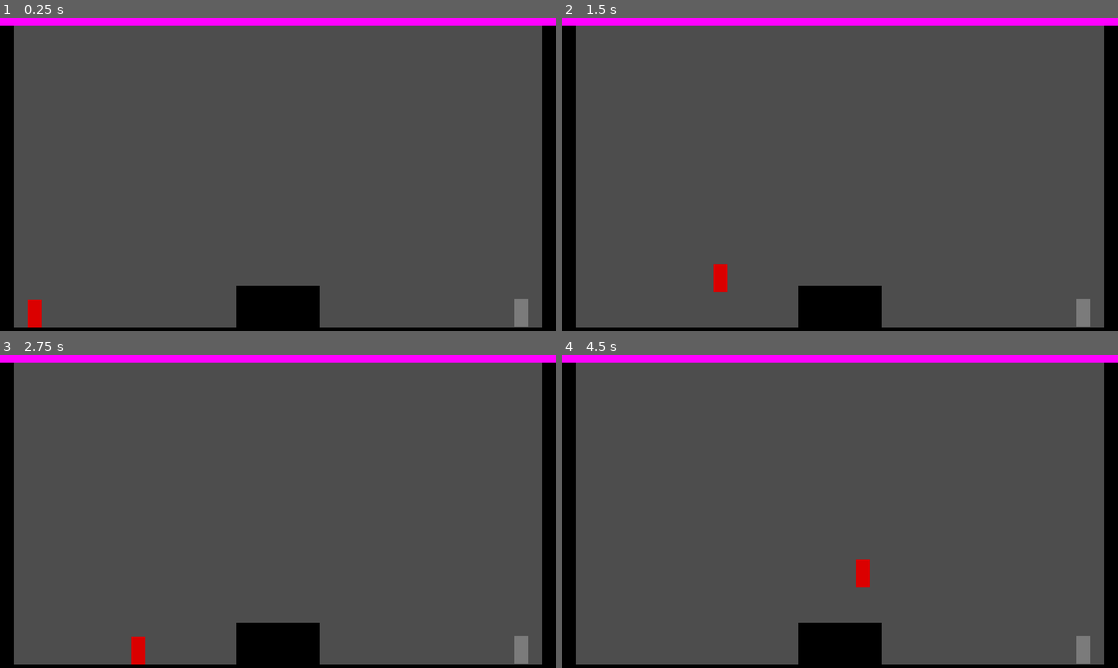
Above: before the commit, frames 1-4 (two rows, left to right).
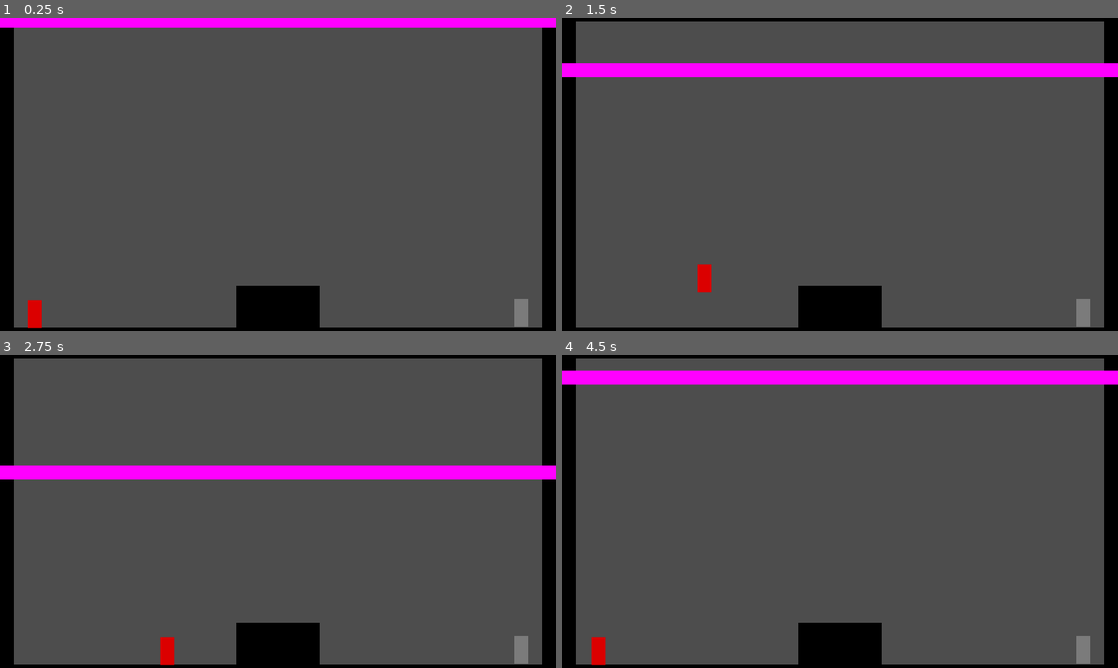
Above: after the commit, the same moments.

Repository: thanikTheDev/shrinking-nightmare
Game: Godot game, scene res://Scenes/Level1.tscn
Two runs of this game, one before a commit and one after it. Both use one fixed random seed, a clock stepped at 60 frames per second and the inputs below.
Inputs:
- Up to frame 1 (0.25 s): no input
- Up to frame 2 (1.5 s): tap Enter at 0.5 s; hold S (crouch, bound only after the commit) 0.53-1.28 s; hold D (right) from 0.53 s (still down); tap Space (jump) at 0.77 s; tap S (crouch, bound only after the commit) at 1.35 s
- Up to frame 3 (2.75 s): tap Space (jump) at 1.52 s; release D (right) at 2.03 s; hold A (left) from 2.03 s (still down); hold S (crouch, bound only after the commit) from 2.03 s (still down)
- Up to frame 4 (4.5 s): release A (left) at 2.78 s; release S (crouch, bound only after the commit) at 2.78 s; hold D (right) 2.78-4.28 s; tap S (crouch, bound only after the commit) at 2.85, 4.35 s; tap Space (jump) at 3.02, 3.77 s; hold S (crouch, bound only after the commit) 3.53-4.28 s; hold A (left) from 4.28 s (still down)

The runs differ from the first frame. In frame 1, 0.7% of the frame differs, in the area x 0-100%, y 2-100%; in frame 2, 7.3%; in frame 3, 7.4%; in frame 4, 7.6%, in the area x 0-100%, y 0-100%.

Commit message:
Added Crouch

Diff:
--- a/Prefabs/Player.tscn
+++ b/Prefabs/Player.tscn
@@ -13,7 +13,7 @@
 
 [sub_resource type="CapsuleShape2D" id="CapsuleShape2D_k114r"]
 radius = 8.0
-height = 32.0
+height = 31.0
 
 [node name="Player" type="CharacterBody2D" groups=["Player"]]
 position = Vector2(0, -16)
--- a/Scenes/Level1.tscn
+++ b/Scenes/Level1.tscn
@@ -62,4 +62,5 @@
 position = Vector2(280, 159)
 next_level = "res://Scenes/Level2.tscn"
 
+[connection signal="moved" from="Player" to="Death Zone" method="_on_player_moved"]
 [connection signal="body_entered" from="Death Zone" to="Death Zone" method="_on_body_entered"]
--- a/Scenes/Level2.tscn
+++ b/Scenes/Level2.tscn
@@ -31,7 +31,7 @@
 [node name="TileMap" type="TileMap" parent="."]
 tile_set = SubResource("TileSet_ftl83")
 format = 2
-layer_0/tile_data = PackedInt32Array(-720916, 1, 0, -720915, …(1807 unchanged characters)… 4289, 1, 0, 524290, 1, 0, 589821, 1, 0, 655357, 1, 0, 655358, 1, 0, 655359, 1, 0, 589824, 1, 0, 589825, 1, 0, 589826, 1, 0, 524285, 1, 0, 524286, 1, 0, 524287, 1, 0, 458752, 1, 0, 458753, 1, 0, 458754, 1, 0, 393218, 1, 0, 327682, 1, 0, 262146, 1, 0, 262145, 1, 0, 262144, 1, 0, 327679, 1, 0, 327678, 1, 0, 327677, 1, 0, 393213, 1, 0, 458749, 1, 0, 458750, 1, 0, 458751, 1, 0, 393215, 1, 0, 327680, 1, 0, 393214, 1, 0, 393216, 1, 0, 327681, 1, 0, 393217, 1, 0, 262141, 1, 0, 196605, 1, 0, 131069, 1, 0, 65533, 1, 0, -3, 1, 0, -2, 1, 0, -1, 1, 0, -65536, 1, 0, -65535, 1, 0, -65534, 1, 0, 2, 1, 0, 65538, 1, 0, 131074, 1, 0, 196610, 1, 0, 196609, 1, 0, 196608, 1, 0, 262143, 1, 0, 196607, 1, 0, 196606, 1, 0, 131070, 1, 0, 131071, 1, 0, 65535, 1, 0, 0, 1, 0, 1, 1, 0, 65537, 1, 0, 131073, 1, 0, 131072, 1, 0, 65534, 1, 0, 65536, 1, 0, 262142, 1, 0)
+layer_0/tile_data = PackedInt32Array(-720916, 1, 0, -720915, …(1807 unchanged characters)… 4289, 1, 0, 524290, 1, 0, 589821, 1, 0, 524285, 1, 0, 524286, 1, 0, 524287, 1, 0, 458752, 1, 0, 458753, 1, 0, 458754, 1, 0, 393218, 1, 0, 327682, 1, 0, 262146, 1, 0, 262145, 1, 0, 262144, 1, 0, 327679, 1, 0, 327678, 1, 0, 327677, 1, 0, 393213, 1, 0, 458749, 1, 0, 458750, 1, 0, 458751, 1, 0, 393215, 1, 0, 327680, 1, 0, 393214, 1, 0, 393216, 1, 0, 327681, 1, 0, 393217, 1, 0, 262141, 1, 0, 196605, 1, 0, 131069, 1, 0, 65533, 1, 0, -3, 1, 0, -2, 1, 0, -1, 1, 0, -65536, 1, 0, -65535, 1, 0, -65534, 1, 0, 2, 1, 0, 65538, 1, 0, 131074, 1, 0, 196610, 1, 0, 196609, 1, 0, 196608, 1, 0, 262143, 1, 0, 196607, 1, 0, 196606, 1, 0, 131070, 1, 0, 131071, 1, 0, 65535, 1, 0, 0, 1, 0, 1, 1, 0, 65537, 1, 0, 131073, 1, 0, 131072, 1, 0, 65534, 1, 0, 65536, 1, 0, 262142, 1, 0, 655357, 1, 0, 655358, 1, 0, 655359, 1, 0, 589824, 1, 0, 589825, 1, 0, 589826, 1, 0)
 
 [node name="Camera2D" type="Camera2D" parent="."]
 zoom = Vector2(2, 2)
--- a/Scripts/Player.gd
+++ b/Scripts/Player.gd
@@ -1,28 +1,43 @@
 extends CharacterBody2D
-
-const SPEED = 150.0
-const JUMP_VELOCITY = -400.0
-
-# Get the gravity from the project settings to be synced with RigidBody nodes.
-var gravity = ProjectSettings.get_setting("physics/2d/default_gravity")
-var direction : float
 
 signal moved()
 
+const JUMP_VELOCITY = -400.0
+const SPEED = 150.0
+
+@onready var collider : CollisionShape2D = $Collider
+var crouched : bool = false
+var direction : float
+var gravity = ProjectSettings.get_setting("physics/2d/default_gravity")
+
 func _physics_process(delta):
 	var previous_position : Vector2 = global_position
+	var current_speed = SPEED
 
-	# Add the gravity.
 	if not is_on_floor():
 		velocity.y += gravity * delta
+	else:
+		if Input.is_action_pressed("crouch") and not crouched:
+			crouched = true
+			current_speed *= 0.5
+			collider.shape.height = 15
+			collider.position.y = 8
+		elif crouched:
+			current_speed *= 0.5
+			if not Input.is_action_pressed("crouch") and not is_under_object():
+				crouched = false
+		else:
+			crouched = false
+			collider.shape.height = 31
+			collider.position.y = 0
 
-	# Handle Jump.
+
 	if Input.is_action_just_pressed("jump") and is_on_floor():
 		velocity.y = JUMP_VELOCITY
 
 	direction = Input.get_axis("left", "right")
 	if direction:
-		velocity.x = direction * SPEED
+		velocity.x = direction * current_speed
 	else:
 		velocity.x = 0
 
@@ -33,3 +48,9 @@
 
 func game_over():
 	get_tree().reload_current_scene()
+
+func is_under_object():
+	var space_state = get_world_2d().direct_space_state
+	var query = PhysicsRayQueryParameters2D.create(global_position, global_position + Vector2.UP)
+	query.exclude = [self]
+	return space_state.intersect_ray(query)
--- a/project.godot
+++ b/project.godot
@@ -37,6 +37,16 @@
 "events": [Object(InputEventKey,"resource_local_to_scene":false,"resource_name":"","device":-1,"window_id":0,"alt_pressed":false,"shift_pressed":false,"ctrl_pressed":false,"meta_pressed":false,"pressed":false,"keycode":0,"physical_keycode":32,"key_label":0,"unicode":32,"echo":false,"script":null)
 ]
 }
+crouch={
+"deadzone": 0.5,
+"events": [Object(InputEventKey,"resource_local_to_scene":false,"resource_name":"","device":-1,"window_id":0,"alt_pressed":false,"shift_pressed":false,"ctrl_pressed":false,"meta_pressed":false,"pressed":false,"keycode":0,"physical_keycode":83,"key_label":0,"unicode":115,"echo":false,"script":null)
+]
+}
+restart={
+"deadzone": 0.5,
+"events": [Object(InputEventKey,"resource_local_to_scene":false,"resource_name":"","device":-1,"window_id":0,"alt_pressed":false,"shift_pressed":false,"ctrl_pressed":false,"meta_pressed":false,"pressed":false,"keycode":0,"physical_keycode":75,"key_label":0,"unicode":107,"echo":false,"script":null)
+]
+}
 
 [rendering]
 
